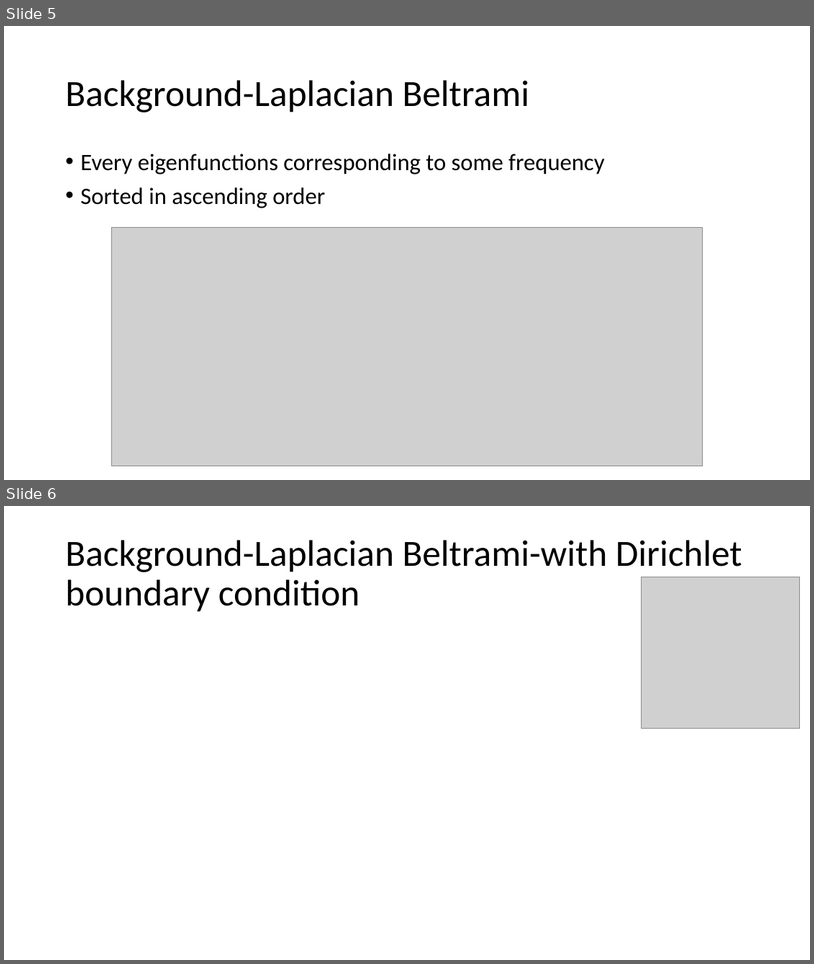
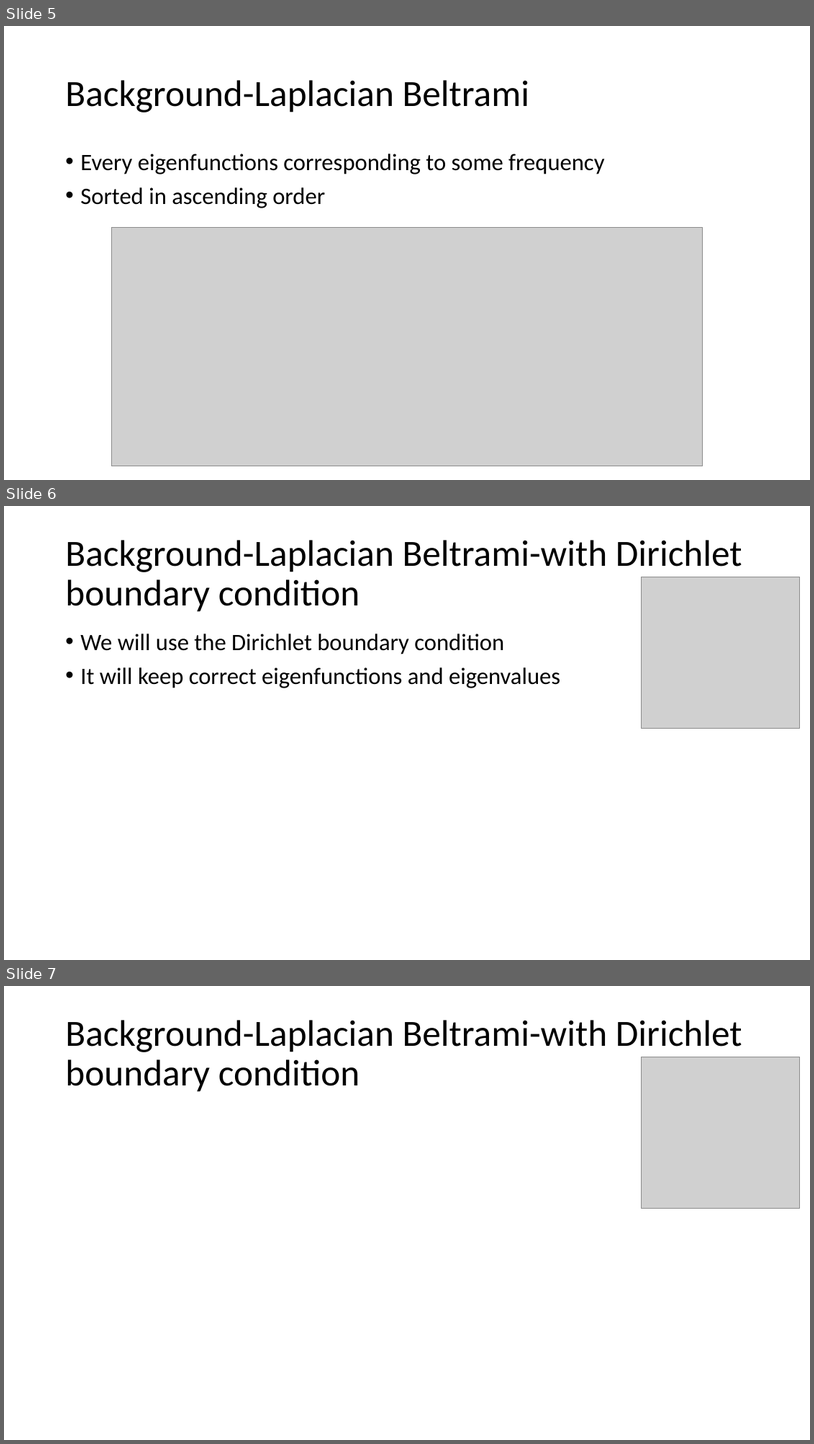
Before and after one commit to tsachiblau/geometricComputerVisionProject, a slide deck: Presentation.pptx. Shown one above the other, each under a label of ours: slides 5 and 6 before the commit, slides 5, 6 and 7 after it. The pictures are 814x964 and 814x1444 pixels, drawn with LibreOffice and Linux fonts; fonts in the diff are those of the drawing; grey boxes stand for pictures. Boxes give left, top, right and bottom in pixels: in the first picture for what was removed or moved away, otherwise in the second. Text is boxed around its words. In the diff, an @@ line names an element or a change of style, - is before the commit and + after.

```diff
--- a/Presentation.pptx
+++ b/Presentation.pptx
@@ slide 6 added at (4, 506, 810, 960), background #FFFFFF @@
@@ title added at (65, 540, 743, 612), 44 pt, text #000000 @@
+Background-Laplacian Beltrami-with Dirichlet boundary condition
@@ picture added at (642, 577, 801, 728) @@
@@ text added at (80, 633, 561, 688), 28 pt, text #000000 @@
+• We will use the Dirichlet boundary condition
+• It will keep correct eigenfunctions and eigenvalues
@@ what was slide 6 is now slide 7 @@
```
Also in this commit, not shown: 4 slides changed.
